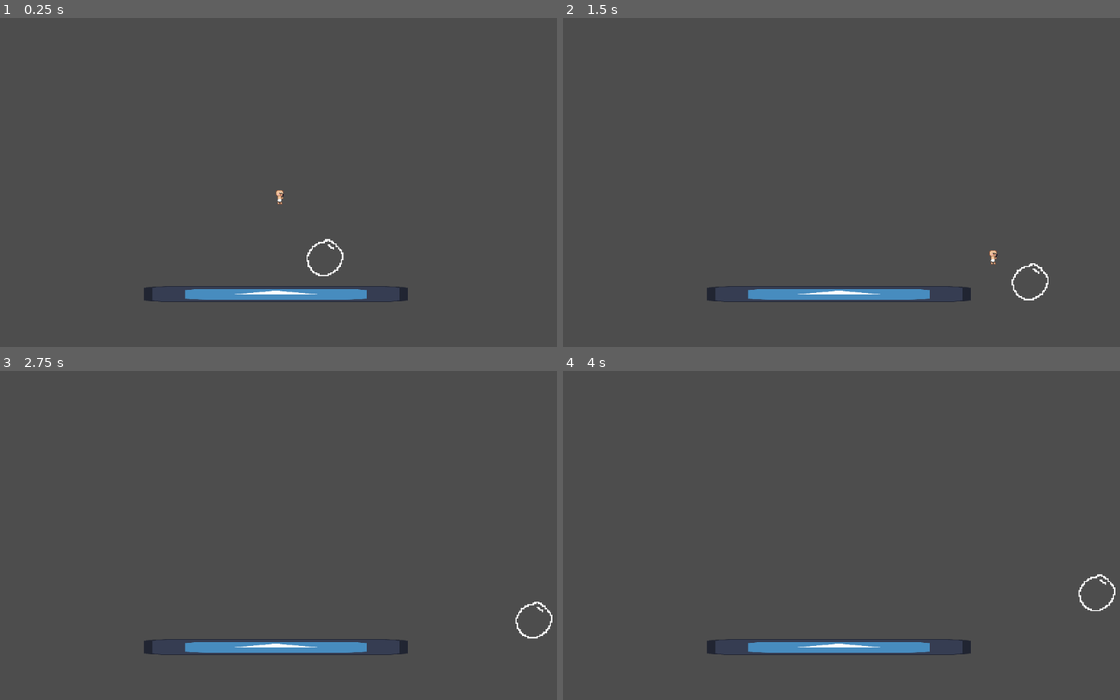
Above: before the commit, frames 1-4 (two rows, left to right).
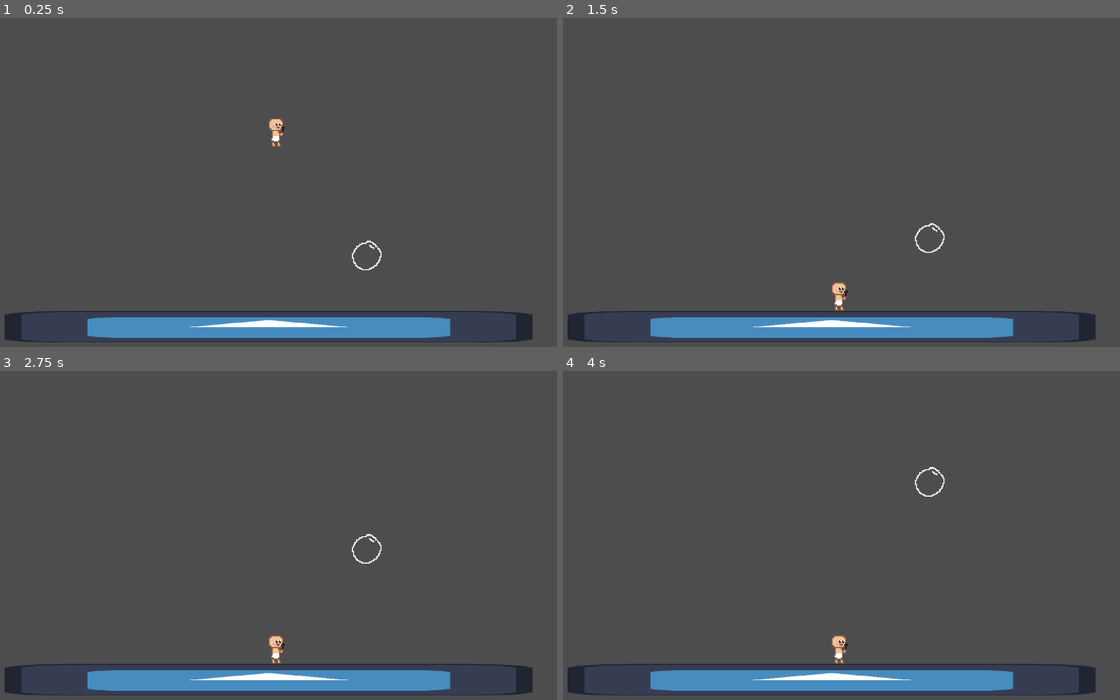
Above: after the commit, the same moments.

Repository: Konillon/GGJ25_Godot
Game: Godot game, scene res://scenes/sandbox.tscn
Same seed, same stepped clock (60 frames per second), same inputs: the game is played once before the commit and once after it. The engine's default icon, where the game draws it, is replaced by a stand-in: a white triangle on a blue panel in a dark square.
Inputs:
- Up to frame 1 (0.25 s): no input
- Up to frame 2 (1.5 s): hold Right (right, bound only before the commit) from 0.53 s (still down); tap Z (bubble, bound only before the commit) at 0.6 s; tap X (jump, bound only before the commit) at 0.77, 1.07 s; tap C (shoot, bound only before the commit) at 0.8, 1.35 s
- Up to frame 3 (2.75 s): tap X (jump, bound only before the commit) at 1.52, 1.55, 1.82, 2.1 s; release Right (right, bound only before the commit) at 2.03 s; hold Left (left, bound only before the commit) from 2.03 s (still down); tap Z (bubble, bound only before the commit) at 2.3 s
- Up to frame 4 (4 s): release Left (left, bound only before the commit) at 2.78 s; hold Right (right, bound only before the commit) from 2.78 s (still down); tap Z (bubble, bound only before the commit) at 2.85 s; tap X (jump, bound only before the commit) at 3.02, 3.32, 3.77, 3.8 s; tap C (shoot, bound only before the commit) at 3.05, 3.6 s

The runs differ from the first frame. In frame 1, 6.9% of the frame differs, in the area x 0-96%, y 30-99%; in frame 2, 6.8%; in frame 3, 6.8%; in frame 4, 6.8%.

Commit message:
input wip0

Diff:
--- a/entities/bubble.tscn
+++ b/entities/bubble.tscn
@@ -12,7 +12,6 @@
 shape = SubResource("CircleShape2D_ninxx")
 
 [node name="Sprite2D" type="Sprite2D" parent="."]
-scale = Vector2(2.5, 2.5)
 texture = ExtResource("2_mnl0g")
 
 [connection signal="body_entered" from="." to="." method="_on_body_entered"]
--- a/entities/player.tscn
+++ b/entities/player.tscn
@@ -1,10 +1,11 @@
-[gd_scene load_steps=19 format=3 uid="uid://dmm8xtc73ofyj"]
+[gd_scene load_steps=20 format=3 uid="uid://dmm8xtc73ofyj"]
 
 [ext_resource type="Script" path="res://scripts/player_movement.gd" id="1_0pder"]
 [ext_resource type="Script" path="res://scripts/player_stats.gd" id="3_207jx"]
 [ext_resource type="Script" path="res://scripts/guns/player_gun_bubble.gd" id="4_tw20x"]
 [ext_resource type="Texture2D" uid="uid://c324hnaovi1sw" path="res://sprites/baby_00.png" id="5_mpynr"]
 [ext_resource type="PackedScene" uid="uid://b1x2yy6av4aih" path="res://entities/bubble.tscn" id="5_vwkog"]
+[ext_resource type="Script" path="res://scripts/player_input.gd" id="6_n0hsq"]
 
 [sub_resource type="CapsuleShape2D" id="CapsuleShape2D_oaq54"]
 radius = 7.0
@@ -127,7 +128,7 @@
 
 [node name="BubbleGun" type="Node2D" parent="."]
 script = ExtResource("4_tw20x")
-offset = Vector2(60, 0)
+offset = Vector2(10, -15)
 action = "bubble"
 bullet = ExtResource("5_vwkog")
 
@@ -136,3 +137,7 @@
 sprite_frames = SubResource("SpriteFrames_jeca5")
 animation = &"walking"
 frame_progress = 0.461728
+
+[node name="Input" type="Node" parent="."]
+script = ExtResource("6_n0hsq")
+joy = true
--- a/project.godot
+++ b/project.godot
@@ -30,29 +30,56 @@
 
 [input]
 
-left={
+left_kb={
 "deadzone": 0.5,
 "events": [Object(InputEventKey,"resource_local_to_scene":false,"resource_name":"","device":-1,"window_id":0,"alt_press …(195 unchanged characters)…
 ]
 }
-right={
+right_kb={
 "deadzone": 0.5,
 "events": [Object(InputEventKey,"resource_local_to_scene":false,"resource_name":"","device":-1,"window_id":0,"alt_press …(195 unchanged characters)…
 ]
 }
-bubble={
+bubble_kb={
 "deadzone": 0.5,
 "events": [Object(InputEventKey,"resource_local_to_scene":false,"resource_name":"","device":-1,"window_id":0,"alt_press …(192 unchanged characters)…
 ]
 }
-jump={
+jump_kb={
 "deadzone": 0.5,
 "events": [Object(InputEventKey,"resource_local_to_scene":false,"resource_name":"","device":-1,"window_id":0,"alt_press …(192 unchanged characters)…
 ]
 }
-shoot={
+shoot_kb={
 "deadzone": 0.5,
 "events": [Object(InputEventKey,"resource_local_to_scene":false,"resource_name":"","device":-1,"window_id":0,"alt_press …(191 unchanged characters)…
+]
+}
+left_joy0={
+"deadzone": 0.5,
+"events": [Object(InputEventJoypadButton,"resource_local_to_scene":false,"resource_name":"","device":0,"button_index":13,"pressure":0.0,"pressed":true,"script":null)
+, Object(InputEventJoypadMotion,"resource_local_to_scene":false,"resource_name":"","device":0,"axis":0,"axis_value":-1.0,"script":null)
+]
+}
+right_joy0={
+"deadzone": 0.5,
+"events": [Object(InputEventJoypadButton,"resource_local_to_scene":false,"resource_name":"","device":0,"button_index":14,"pressure":0.0,"pressed":true,"script":null)
+, Object(InputEventJoypadMotion,"resource_local_to_scene":false,"resource_name":"","device":0,"axis":0,"axis_value":1.0,"script":null)
+]
+}
+bubble_joy0={
+"deadzone": 0.5,
+"events": [Object(InputEventJoypadButton,"resource_local_to_scene":false,"resource_name":"","device":0,"button_index":2,"pressure":0.0,"pressed":true,"script":null)
+]
+}
+jump_joy0={
+"deadzone": 0.5,
+"events": [Object(InputEventJoypadButton,"resource_local_to_scene":false,"resource_name":"","device":0,"button_index":0,"pressure":0.0,"pressed":true,"script":null)
+]
+}
+shoot_joy0={
+"deadzone": 0.5,
+"events": [Object(InputEventJoypadButton,"resource_local_to_scene":false,"resource_name":"","device":0,"button_index":1,"pressure":0.0,"pressed":true,"script":null)
 ]
 }
 
--- a/scenes/sandbox.tscn
+++ b/scenes/sandbox.tscn
@@ -13,6 +13,8 @@
 [node name="Player" parent="." instance=ExtResource("1_hn8qa")]
 
 [node name="Camera2D" type="Camera2D" parent="."]
+offset = Vector2(3.37, 68.49)
+zoom = Vector2(2, 2)
 script = ExtResource("3_bqx1x")
 
 [node name="StaticBody2D" type="StaticBody2D" parent="."]
--- a/scripts/bubble.gd
+++ b/scripts/bubble.gd
@@ -24,7 +24,7 @@
 		queue_free()
 		return
 
-	_velocity.x = move_toward(_velocity.x, 0.0, delta * 200.0)
+	_velocity.x = move_toward(_velocity.x, 0.0, delta * 300.0)
 	_velocity.y -= delta * 15.0
 	global_position += _velocity * delta
 
--- a/scripts/guns/player_gun.gd
+++ b/scripts/guns/player_gun.gd
@@ -2,6 +2,7 @@
 class_name PlayerGun
 
 var _stats : PlayerStats
+var _input : PlayerInput
 var _timer : float = 0.0
 
 
@@ -14,6 +15,7 @@
 # Called when the node enters the scene tree for the first time.
 func _ready() -> void:
 	_stats = get_parent().find_child("Stats")
+	_input = get_parent().find_child("Input")
 
 
 func _setup_bullet(new_bullet : Node2D) -> void:
@@ -26,9 +28,9 @@
 	if _timer > 0.0 or _stats.is_stunned or _stats.is_in_bubble:
 		return
 
-	if Input.is_action_just_pressed(action):
+	if _input.bubble:
 		var new_bullet := bullet.instantiate()
-		new_bullet.global_position = global_position + (offset if _stats.facing_right else -offset)
+		new_bullet.global_position = global_position + Vector2(offset.x if _stats.facing_right else -offset.x, offset.y)
 		_setup_bullet(new_bullet)
 		get_tree().current_scene.add_child(new_bullet)
 		_timer = cooldown
--- a/scripts/guns/player_gun_bubble.gd
+++ b/scripts/guns/player_gun_bubble.gd
@@ -1,7 +1,7 @@
 extends PlayerGun
 
 
-const LAUNCH_FORCE := 400.0
+const LAUNCH_FORCE := 200.0
 
 
 # Called when the node enters the scene tree for the first time.
--- /dev/null
+++ b/scripts/player_input.gd
@@ -0,0 +1,24 @@
+extends Node
+class_name PlayerInput
+
+@export var joy : bool = false
+@export var id : int
+
+var horizontal_input : float = 0.0
+var bubble : bool = false
+var jump : bool = false
+var shoot : bool = false
+
+
+func get_button_name(button : String) -> String:
+	return "%s%s" % [button, get_sufix()]
+
+func get_sufix() -> String:
+	return "_kb" if not joy else "_joy%s" % id
+
+# Called every frame. 'delta' is the elapsed time since the previous frame.
+func _process(delta: float) -> void:
+	bubble = Input.is_action_just_pressed(get_button_name("bubble"))
+	jump = Input.is_action_just_pressed(get_button_name("jump"))
+	shoot = Input.is_action_just_pressed(get_button_name("shoot"))
+	horizontal_input = Input.get_axis(get_button_name("left"), get_button_name("right"))
--- a/scripts/player_movement.gd
+++ b/scripts/player_movement.gd
@@ -6,10 +6,12 @@
 
 
 var _stats : PlayerStats
+var _input : PlayerInput
 
 
 func _ready() -> void:
 	_stats = find_child("Stats")
+	_input = find_child("Input")
 
 
 func leave_tree():
@@ -26,12 +28,12 @@
 		velocity += get_gravity() * delta
 
 	# Handle jump.
-	if Input.is_action_just_pressed("jump") and is_on_floor():
+	if _input.jump and is_on_floor():
 		velocity.y = JUMP_VELOCITY
 
 	# Get the input direction and handle the movement/deceleration.
 	# As good practice, you should replace UI actions with custom gameplay actions.
-	var direction := Input.get_axis("left", "right")
+	var direction := _input.horizontal_input
 	if direction:
 		velocity.x = direction * _get_horizontal_velocity()
 		_stats.facing_right = direction > 0.0
